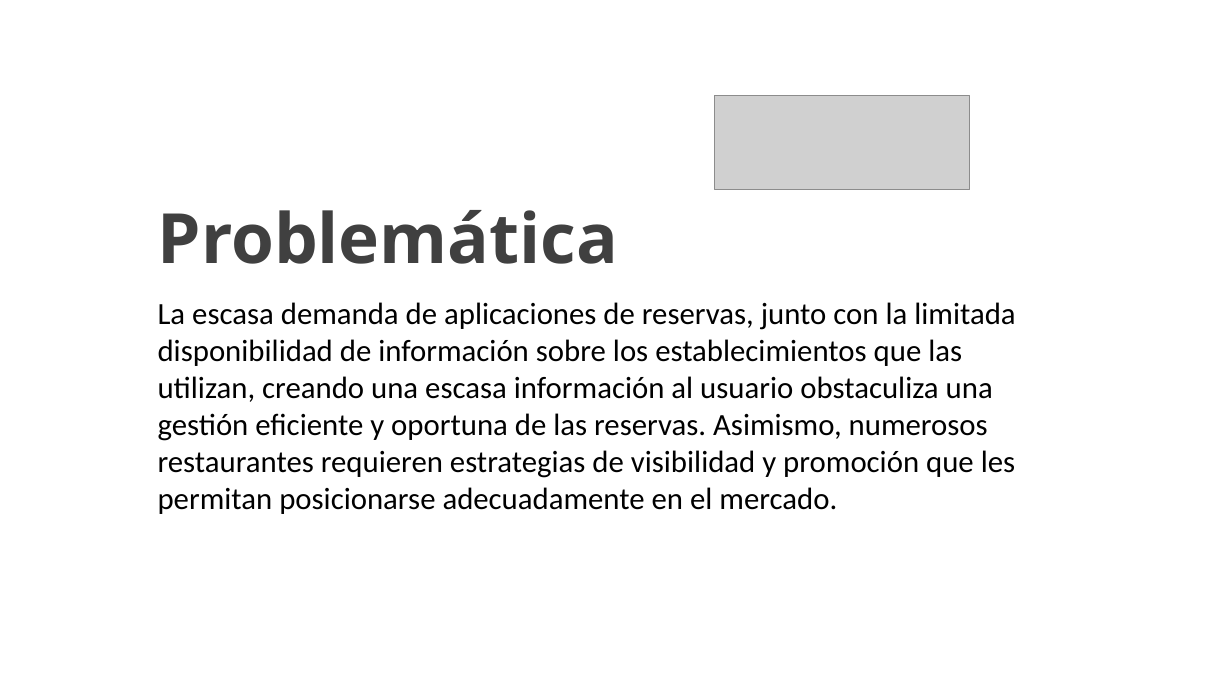
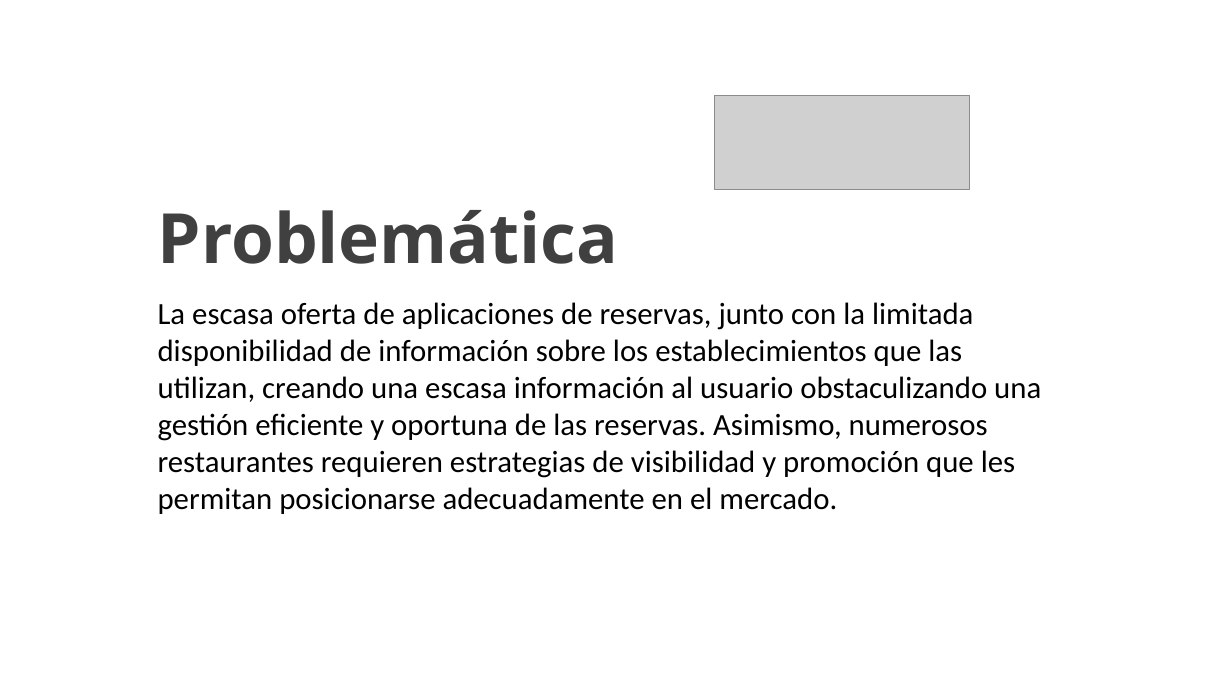
Before and after one commit to SebastianPacheco05/Reservify, a slide deck: slide 3 of docs/docs/files/GC-F-004FormatoPlantillaPresentacionPowerPointV09 (2).pptx. Drawn at 1232x693 pixels with LibreOffice and Linux fonts; fonts in the diff are those of the drawing; grey boxes stand for pictures; background and template pictures are left out. Boxes give left, top, right and bottom in pixels: in the first picture for what was removed or moved away, otherwise in the second. Text is boxed around its words. In the diff, an @@ line names an element or a change of style, - is before the commit and + after.

```diff
--- a/docs/docs/files/GC-F-004FormatoPlantillaPresentacionPowerPointV09 (2).pptx
+++ b/docs/docs/files/GC-F-004FormatoPlantillaPresentacionPowerPointV09 (2).pptx
@@ text at bbox=[158, 302, 1041, 514]: text changed @@
-La escasa demanda de aplicaciones de reservas, junto con la limitada disponibilidad de información sobre los establecimientos que las utilizan, creando una escasa información al usuario obstaculiza una gestión eficiente y oportuna de las reservas. Asimismo, numerosos restaurantes requieren estrategias de visibilidad y promoción que les permitan posicionarse adecuadamente en el mercado.
+La escasa oferta de aplicaciones de reservas, junto con la limitada disponibilidad de información sobre los establecimientos que las utilizan, creando una escasa información al usuario obstaculizando una gestión eficiente y oportuna de las reservas. Asimismo, numerosos restaurantes requieren estrategias de visibilidad y promoción que les permitan posicionarse adecuadamente en el mercado.
```
Also in this commit, not shown: 3 other slides changed, 3 slides removed, 1 other file.
